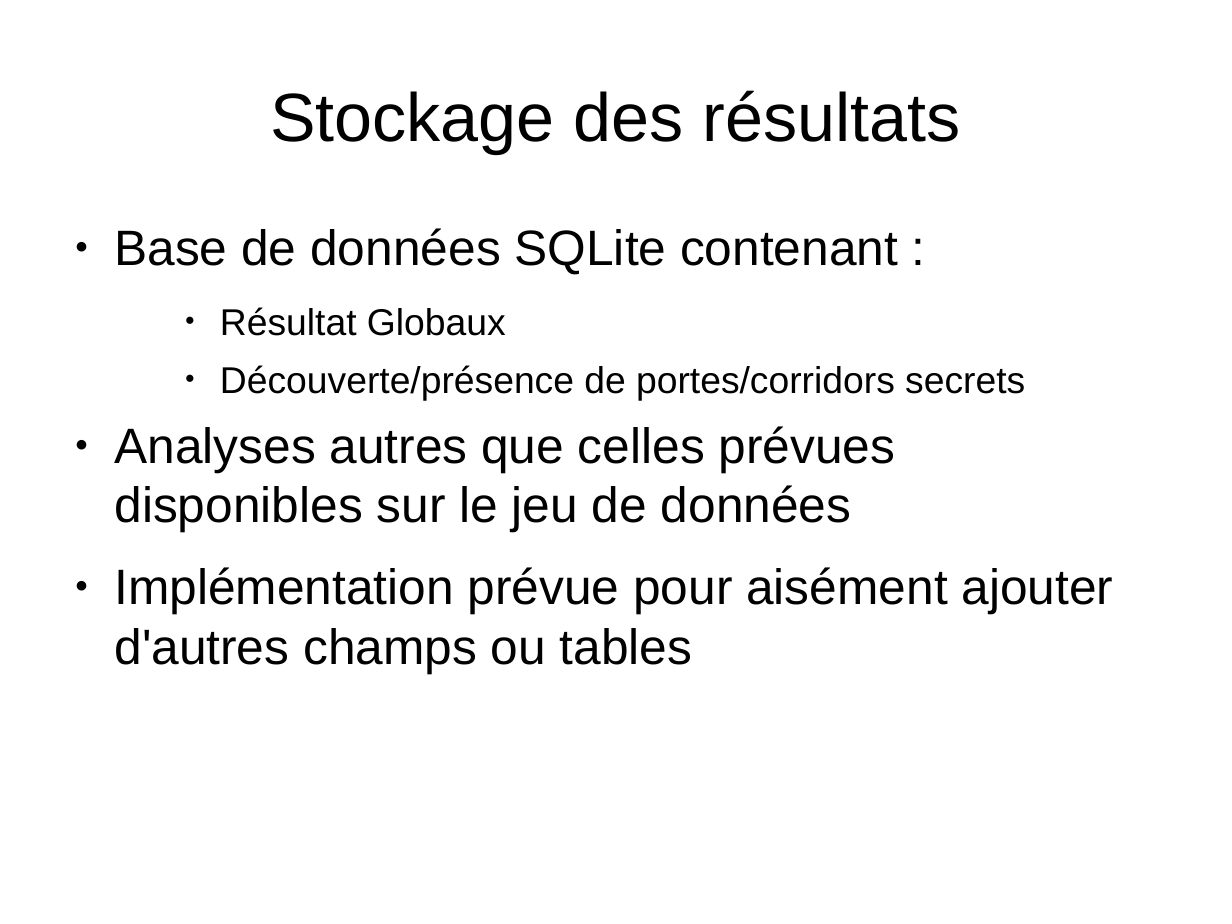
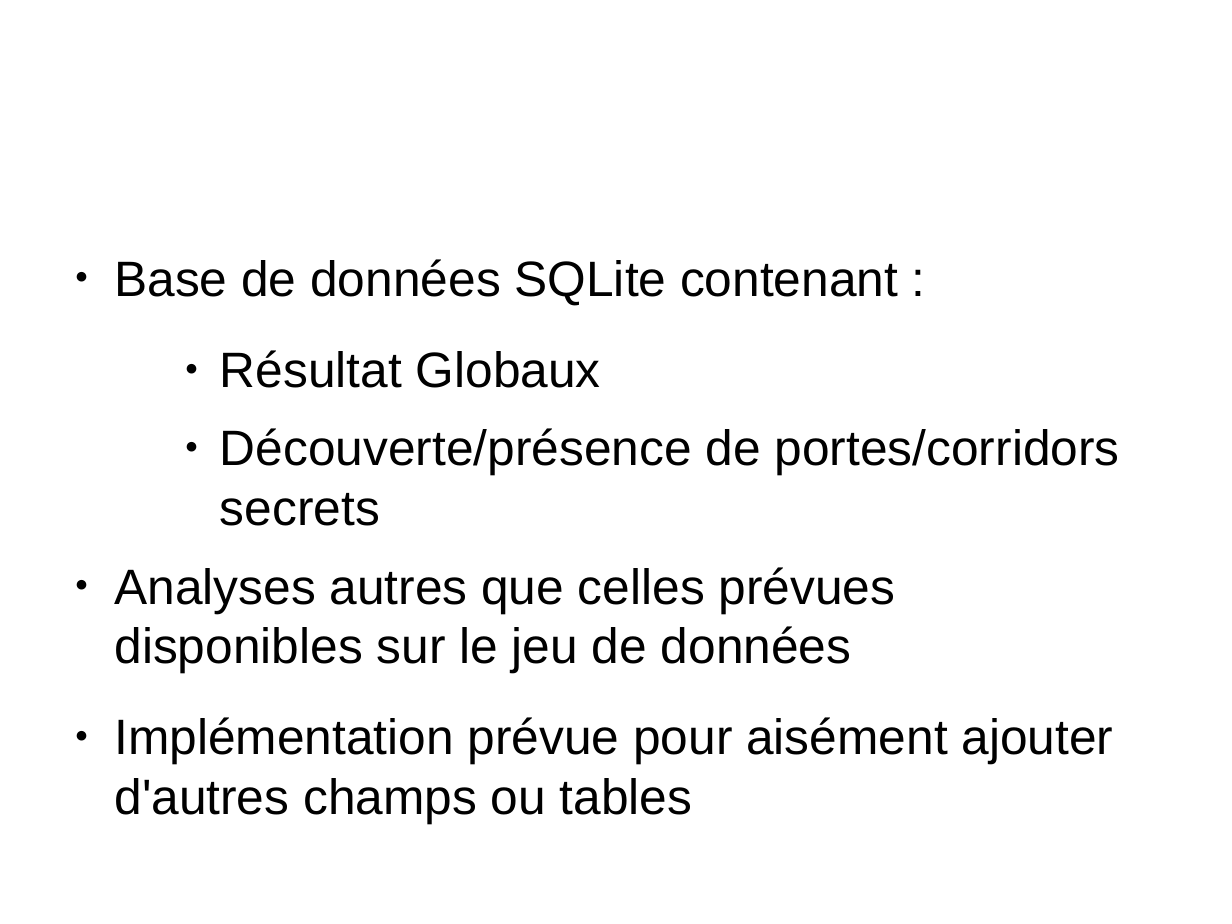
Before and after one commit to medrimonia/PFA-Nethack, a slide deck: slide 11 of papers/soutenance/soutenance.odp. Drawn at 1232x924 pixels with LibreOffice and Linux fonts; fonts in the diff are those of the drawing; background and template pictures are left out. Boxes give left, top, right and bottom in pixels: in the first picture for what was removed or moved away, otherwise in the second. Text is boxed around its words. In the diff, an @@ line names an element or a change of style, - is before the commit and + after.

```diff
--- a/papers/soutenance/soutenance.odp
+++ b/papers/soutenance/soutenance.odp
@@ title "Stockage des résultats": place and size @@
-title "Stockage des résultats" at bbox=[270, 90, 961, 153]
+title "Stockage des résultats" at bbox=[61, 17, 931, 211]
@@ title "Stockage des résultats" at bbox=[61, 17, 931, 211]: size 44 to 56.1 pt, text colour #000000 to #FFFFFF; alignment centre to left @@
@@ text "Base de données SQLite contenant ...": place and size @@
-text "Base de données SQLite contenant ..." at bbox=[114, 228, 1114, 673]
+text "Base de données SQLite contenant ..." at bbox=[114, 259, 1120, 824]
@@ text "Base de données SQLite contenant ..." at bbox=[114, 259, 1120, 824]: size 24 to 32 pt in "Résultat Globaux", "Découverte/présence de portes/corridors secrets"; more space between paragraphs @@
```
Also in this commit, not shown: 16 other slides changed.
